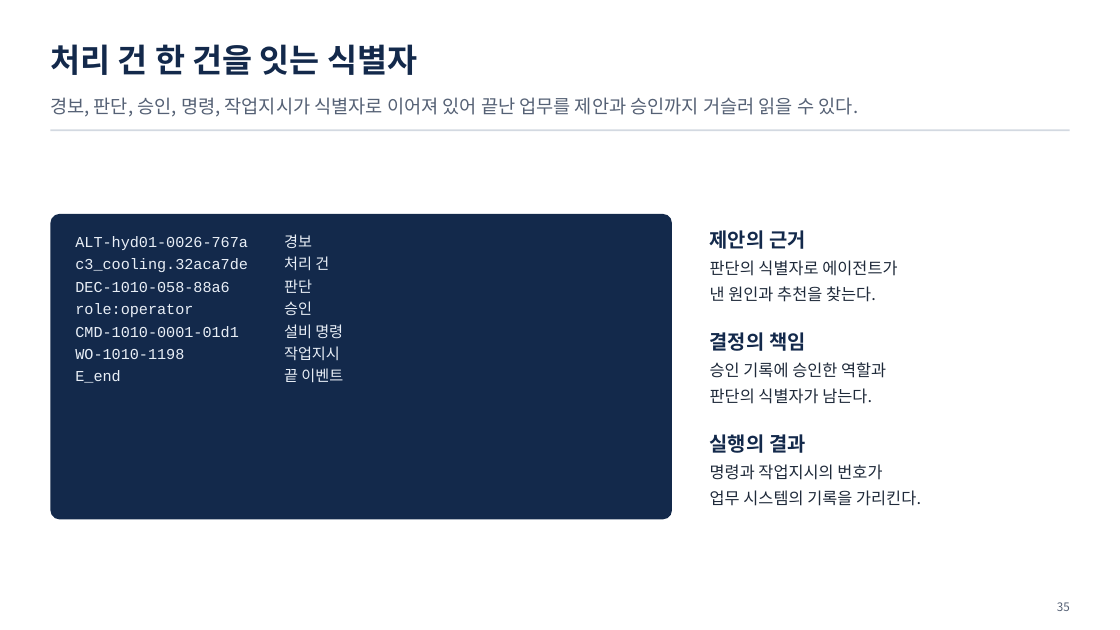
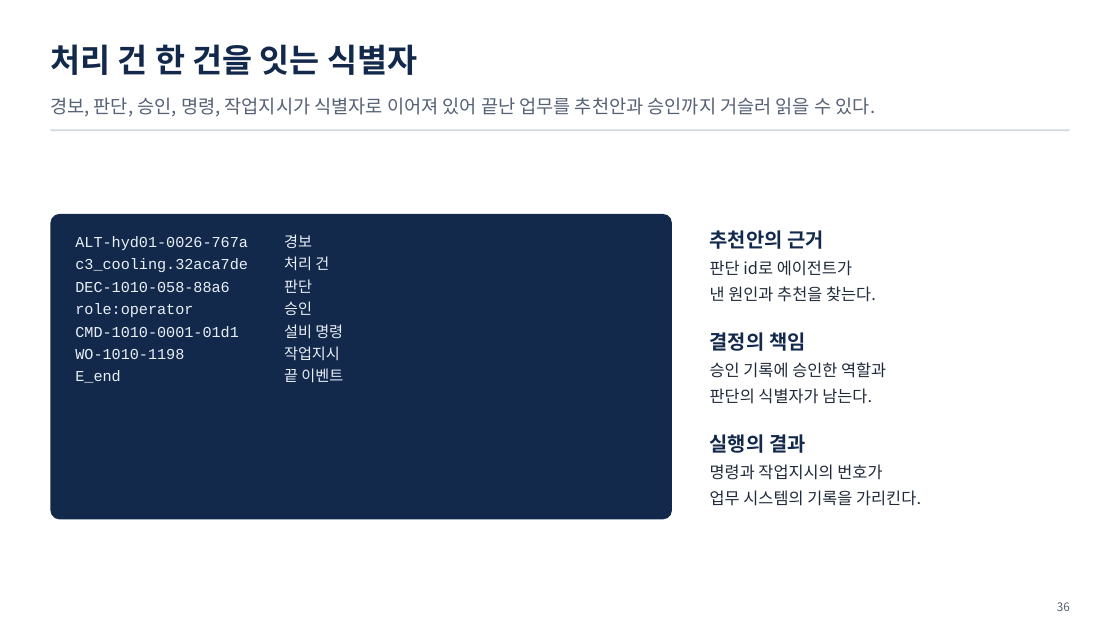
Before and after one commit to uengine-oss/hyd-iot-edu, a slide deck: slide 36 of docs/교재/실전반_오프라인/09회차/실전반_오프라인_09회차.pptx (slide 35 before the commit). Drawn at 1120x630 pixels with LibreOffice and Linux fonts; fonts in the diff are those of the drawing. Boxes give left, top, right and bottom in pixels: in the first picture for what was removed or moved away, otherwise in the second. Text is boxed around its words. In the diff, an @@ line names an element or a change of style, - is before the commit and + after.

```diff
--- a/docs/교재/실전반_오프라인/09회차/실전반_오프라인_09회차.pptx
+++ b/docs/교재/실전반_오프라인/09회차/실전반_오프라인_09회차.pptx
@@ text at bbox=[50, 97, 876, 117]: text changed @@
-경보, 판단, 승인, 명령, 작업지시가 식별자로 이어져 있어 끝난 업무를 제안과 승인까지 거슬러 읽을 수 있다.
+경보, 판단, 승인, 명령, 작업지시가 식별자로 이어져 있어 끝난 업무를 추천안과 승인까지 거슬러 읽을 수 있다.
@@ text at bbox=[710, 230, 852, 276]: text changed @@
-제안의 근거
-판단의 식별자로 에이전트가
+추천안의 근거
+판단 id로 에이전트가
@@ text at bbox=[1057, 602, 1070, 611]: text changed @@
-35
+36
```
Also in this commit, not shown: 29 other slides changed, 2 slides added, 2 slides removed, 32 other files.
